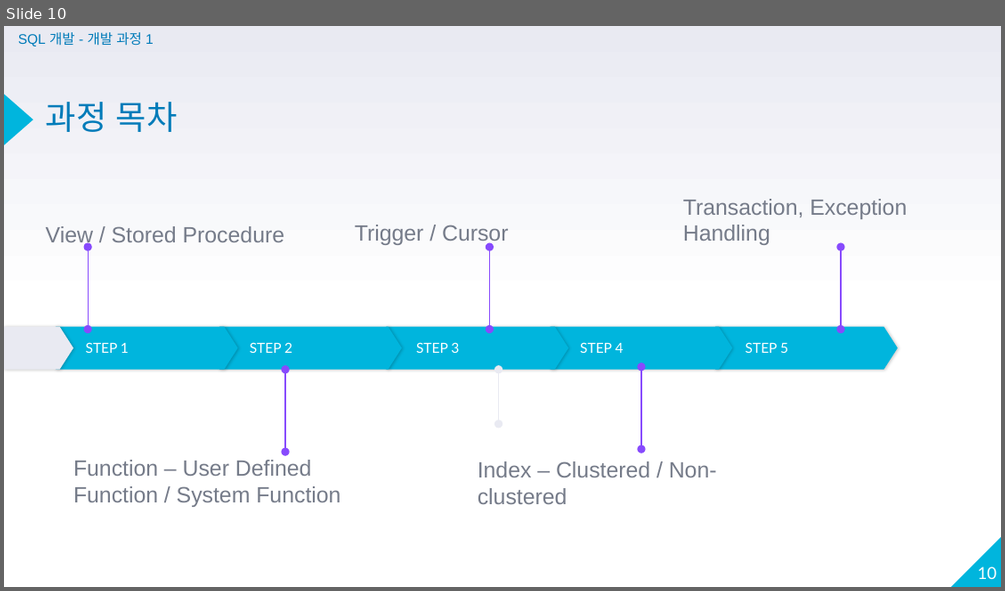
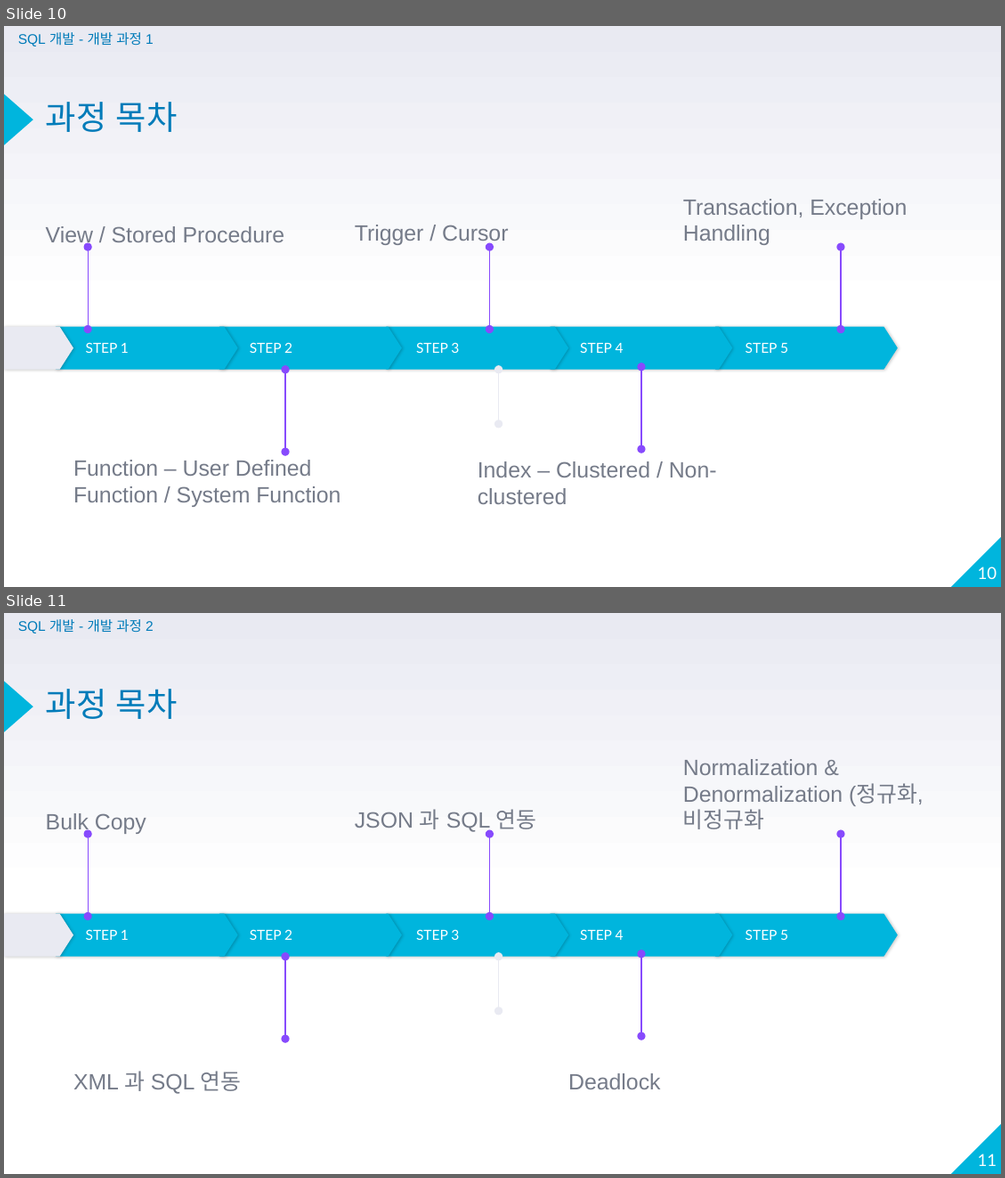
Before and after one commit to jinibyun/CodingLearnEdu, a slide deck: SQL/PPT/SQL Development Basic-Development.pptx. Shown one above the other, each under a label of ours: slide 10 before the commit, slides 10 and 11 after it. The pictures are 1005x591 and 1005x1178 pixels, drawn with LibreOffice and Linux fonts; fonts in the diff are those of the drawing. Boxes give left, top, right and bottom in pixels: in the first picture for what was removed or moved away, otherwise in the second. Text is boxed around its words. In the diff, an @@ line names an element or a change of style, - is before the commit and + after.

```diff
--- a/SQL/PPT/SQL Development Basic-Development.pptx
+++ b/SQL/PPT/SQL Development Basic-Development.pptx
@@ slide 11 added at (x1=4, y1=613, x2=1001, y2=1174), background gradient #FFFFFF to #E9EAF2; not listed: 2 template elements that a slide beside it also shows @@
@@ title added at (x1=18, y1=619, x2=154, y2=633), 10 pt, text #007BB9 @@
+SQL 개발 - 개발 과정 2
@@ text added at (x1=46, y1=689, x2=178, y2=719), 24 pt, text #007BB9 @@
+과정 목차
@@ text added at (x1=683, y1=759, x2=923, y2=829), 16 pt, text #757B89 @@
+Normalization & Denormalization (정규화, 비정규화
@@ text added at (x1=46, y1=813, x2=146, y2=835), 16 pt, text #757B89 @@
+Bulk Copy
@@ text added at (x1=355, y1=809, x2=536, y2=833), 16 pt, text #757B89 @@
+JSON 과 SQL 연동
@@ double arrow added from (88, 916) to (88, 835), #884AFE 0.75 pt @@
@@ double arrow added from (489, 916) to (489, 835), #884AFE 0.75 pt @@
@@ double arrow added from (841, 916) to (841, 835), #884AFE 0.75 pt @@
@@ pentagon arrow added at (x1=4, y1=913, x2=73, y2=956), fill #E9EAF2 @@
@@ pentagon arrow added at (x1=56, y1=913, x2=238, y2=956), fill #00B5DD, 10 pt, text #FFFFFF @@
+STEP 1
@@ pentagon arrow added at (x1=219, y1=913, x2=402, y2=956), fill #00B5DD, 10 pt, text #FFFFFF @@
+STEP 2
@@ pentagon arrow added at (x1=387, y1=913, x2=569, y2=956), fill #00B5DD, 10 pt, text #FFFFFF @@
+STEP 3
@@ pentagon arrow added at (x1=550, y1=913, x2=733, y2=956), fill #00B5DD, 10 pt, text #FFFFFF @@
+STEP 4
@@ pentagon arrow added at (x1=716, y1=913, x2=898, y2=956), fill #00B5DD, 10 pt, text #FFFFFF @@
+STEP 5
@@ double arrow added from (285, 1038) to (285, 956), #884AFE 0.75 pt @@
@@ double arrow added from (499, 1011) to (499, 956), #E9EAF2 0.75 pt @@
@@ double arrow added from (641, 1036) to (641, 954), #884AFE 0.75 pt @@
@@ text added at (x1=73, y1=1070, x2=241, y2=1094), 16 pt, text #757B89 @@
+XML 과 SQL 연동
@@ text added at (x1=568, y1=1073, x2=660, y2=1089), 16 pt, text #757B89 @@
+Deadlock
@@ page number added at (x1=978, y1=1153, x2=997, y2=1166), 12 pt, text #FFFFFF @@
+11
```
Also in this commit, not shown: 20 other files.
